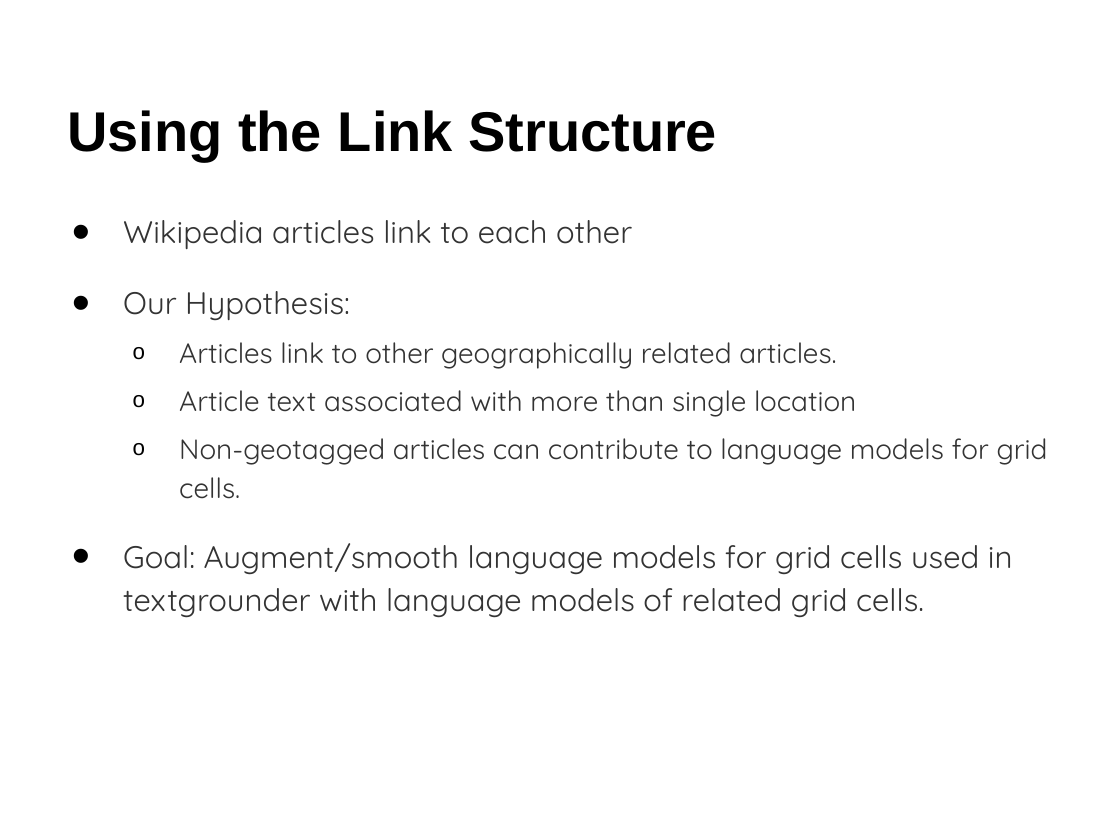
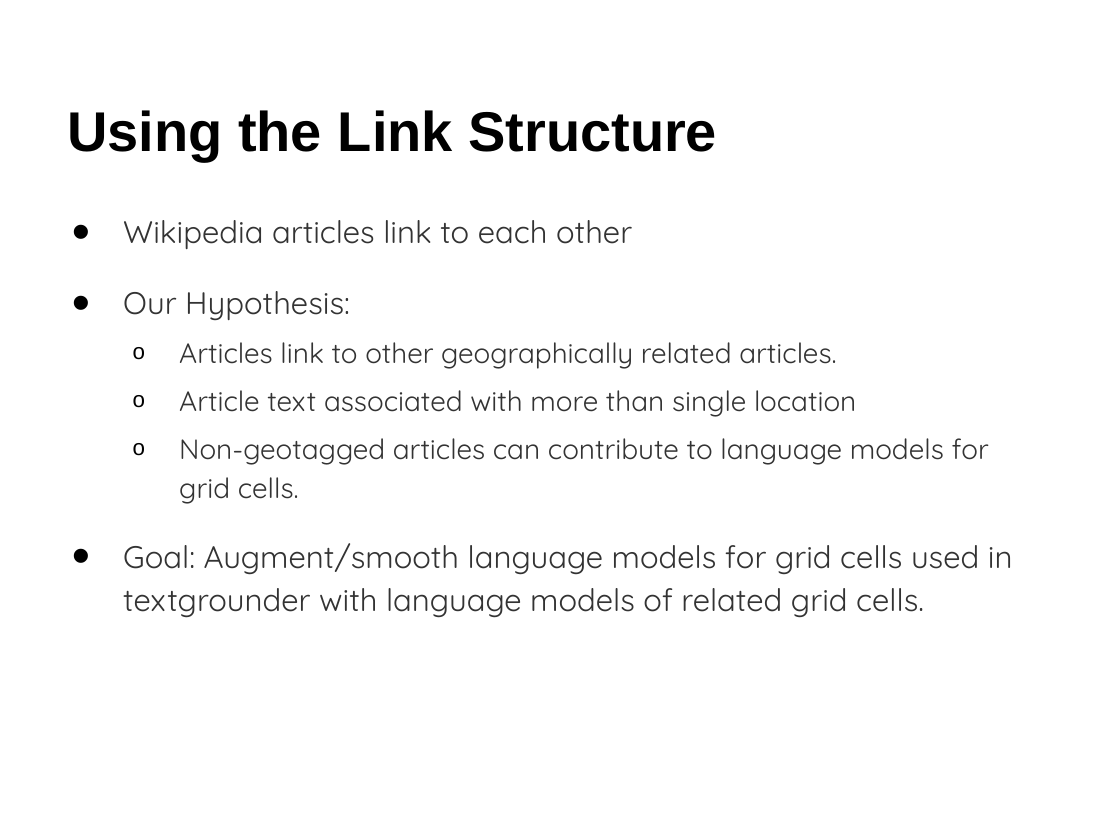
Before and after one commit to raptros/gmm-project-2012, a slide deck: slide 6 of presentation/gmm-2012-presentation.pptx. Drawn at 1120x840 pixels with LibreOffice and Linux fonts; fonts in the diff are those of the drawing. Boxes give left, top, right and bottom in pixels: in the first picture for what was removed or moved away, otherwise in the second. Text is boxed around its words. In the diff, an @@ line names an element or a change of style, - is before the commit and + after.

```diff
--- a/presentation/gmm-2012-presentation.pptx
+++ b/presentation/gmm-2012-presentation.pptx
@@ text "Wikipedia articles link to each ..." rewrapped from [123, 220, 1048, 618] to [123, 220, 1013, 618] @@
```
Also in this commit, not shown: 4 other slides changed, 1 slide added, 1 slide removed.
